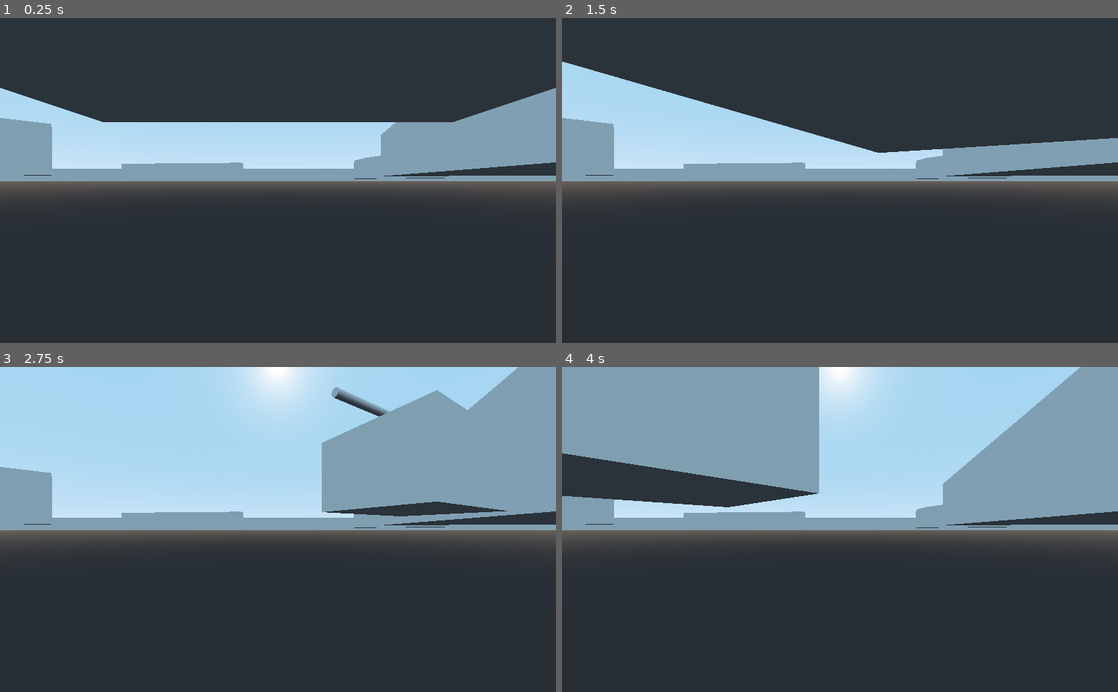
Above: before the commit, frames 1-4 (two rows, left to right).
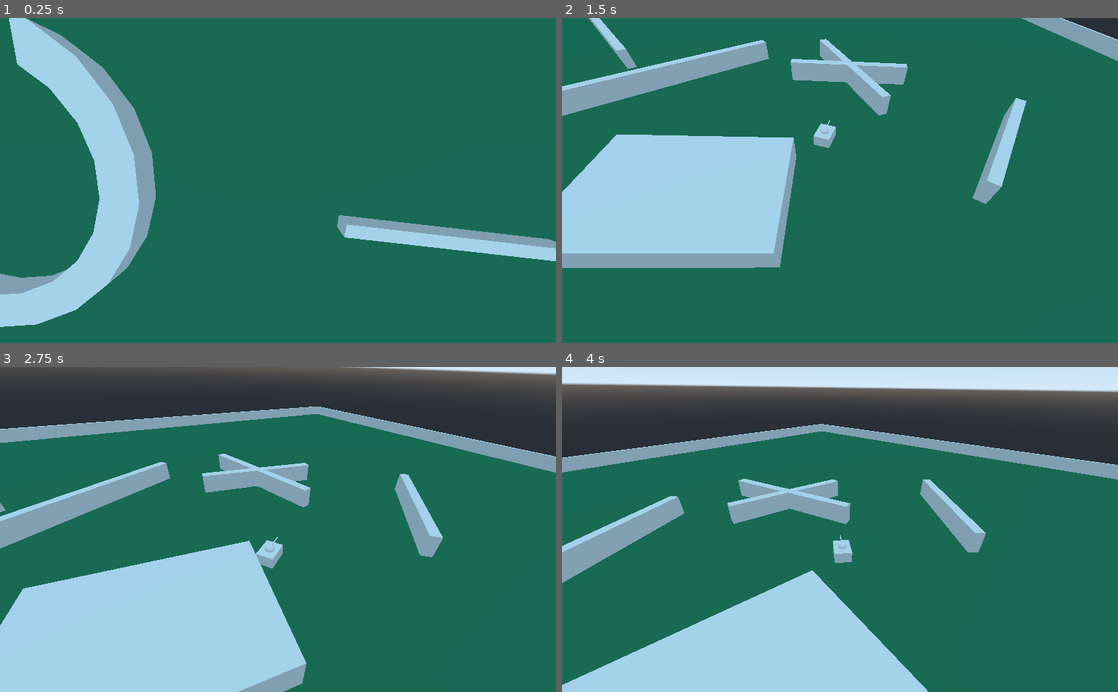
Above: after the commit, the same moments.

Repository: Joe676/Largely-Untitled-Tank-Game
Game: Godot game, scene res://Levels/LevelProto.tscn
Same seed, same stepped clock (60 frames per second), same inputs: the game is played once before the commit and once after it. The project has no main scene, so this scene is started directly.
Inputs:
- Up to frame 1 (0.25 s): no input
- Up to frame 2 (1.5 s): hold D (Right) 0.53-1.28 s; hold S (Back) from 1.28 s (still down)
- Up to frame 3 (2.75 s): release S (Back) at 2.03 s; hold D (Right) from 2.03 s (still down)
- Up to frame 4 (4 s): release D (Right) at 2.78 s; hold W (Forward) 2.78-3.53 s; hold A (Left) from 3.53 s (still down)

The runs differ from the first frame. In frame 1, 99% of the frame differs, in the area x 0-100%, y 0-100%; in frame 2, 98%; in frame 3, 97%; in frame 4, 96%.

Commit message:
Fixed camera
Camera following the player

Diff:
--- a/Godot Files/Levels/LevelProto.tscn
+++ b/Godot Files/Levels/LevelProto.tscn
@@ -44,7 +44,8 @@
 
 [node name="Tank" parent="." instance=ExtResource( 1 )]
 
-[node name="CameraTarget" type="Node" parent="Tank"]
+[node name="CameraTarget" type="Spatial" parent="Tank"]
+transform = Transform( -1, 4.37114e-08, -7.57104e-08, 0, 0.866025, 0.5, 8.74228e-08, 0.5, -0.866025, 0, 26, -31.8508 )
 
 [node name="PrototypeLevel" type="Spatial" parent="."]
 
@@ -155,6 +156,8 @@
 depth = 17.1564
 
 [node name="InterpolatedCamera" type="InterpolatedCamera" parent="."]
+transform = Transform( -1, 7.57103e-08, 4.37114e-08, 0, -0.5, 0.866025, 8.74228e-08, 0.866025, 0.5, 0, 39.9058, -55.9889 )
 current = true
+far = 201.5
 target = NodePath("../Tank/CameraTarget")
 enabled = true
